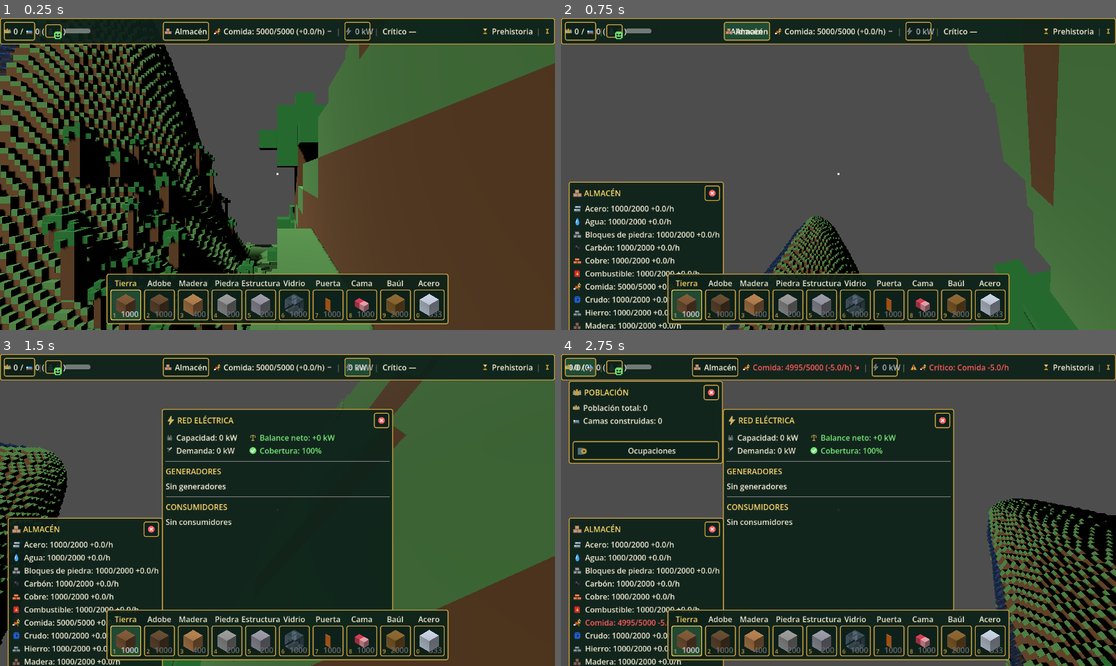
Above: before the commit, frames 1-4 (two rows, left to right).
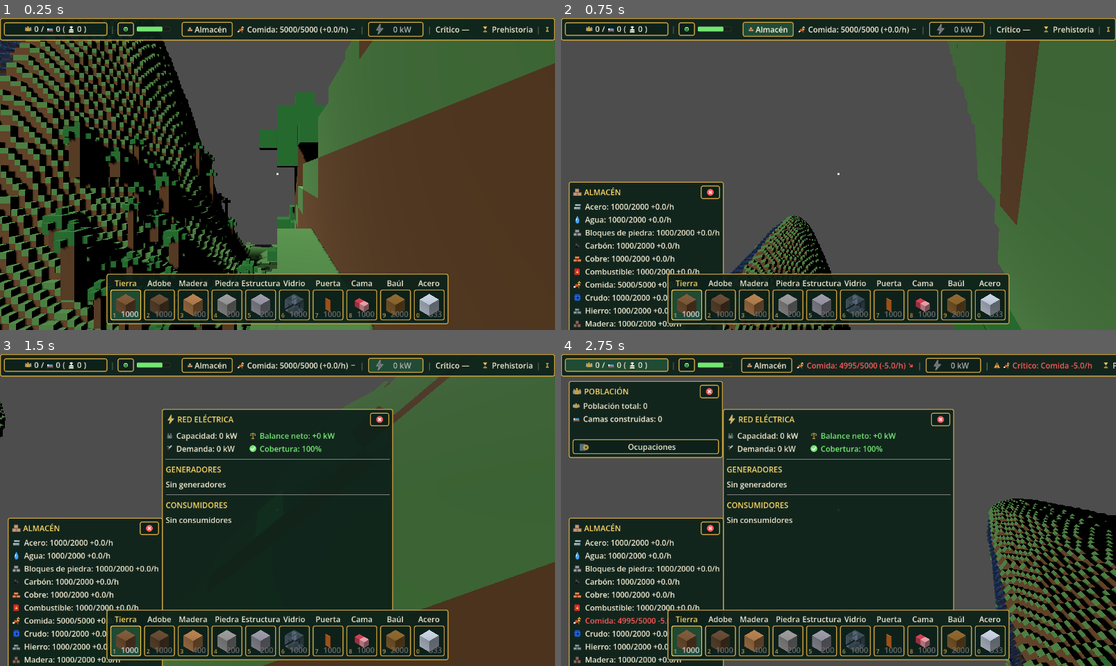
Above: after the commit, the same moments.

Repository: gigalipa/craft-to-nation
Game: Godot game, scene res://scenes/Main.tscn
Two runs of this game, one before a commit and one after it. Both use one fixed random seed, a clock stepped at 60 frames per second and the inputs below.
Inputs (mouse positions are in pixels of both pictures, inside the frame that each line leads up to):
- Up to frame 1 (0.25 s): no input
- Up to frame 2 (0.75 s): click "Almacén" at 0.5 s
- Up to frame 3 (1.5 s): click "0 kW" at 1.25 s
- Up to frame 4 (2.75 s): click (583, 366) at 2 s, where only the run before the commit has a clickable "0/0 (0)"

The runs differ from the first frame. In frame 1, 3.1% of the frame differs, in the area x 0-100%, y 1-9%; in frame 2, 18%, in the area x 0-100%, y 1-100%; in frame 3, 13%; in frame 4, 10%.

Commit message:
fix(ui): ampliar botones de poblacion y energia con formato MW, centrar icono de moral con barra sombreada y corregir hover en la topbar

Diff:
--- a/godot/scripts/BarraSuperior.gd
+++ b/godot/scripts/BarraSuperior.gd
@@ -77,6 +77,31 @@
 
 static func texto_energia(entregada: float, demanda: float, tasa: float = 0.0) -> String:
 	return "Energía: %.0f/%.0f (%s)" % [entregada, demanda, texto_tasa(tasa)]
+
+
+static func color_nivel_moral(m: float) -> Color:
+	if m <= 20.0:
+		return TemaHUD.INVALIDO
+	elif m < 35.0:
+		return Color(1.0, 0.65, 0.2)
+	elif m <= 65.0:
+		return TemaHUD.TEXTO
+	return Color(0.45, 0.90, 0.45)
+
+
+static func formatear_energia_neta(neto: float) -> String:
+	var abs_val: float = absf(neto)
+	if is_zero_approx(neto) or abs_val < 0.05:
+		return "0 kW"
+	var signo: String = "+" if neto > 0.0 else "-"
+	if abs_val > 999.0:
+		var mw: float = abs_val / 1000.0
+		if mw < 10.0:
+			return "%s%.1f MW" % [signo, mw]
+		else:
+			return "%s%.0f MW" % [signo, mw]
+	else:
+		return "%s%.0f kW" % [signo, abs_val]
 
 
 ## Fracción 0-1 del bono de moral respecto al máximo (acotada).
@@ -146,11 +171,14 @@
 	grupo_izq.size_flags_vertical = Control.SIZE_SHRINK_CENTER
 
 	TemaHUD.estilizar_boton(poblacion)
-	poblacion.custom_minimum_size = Vector2(0, 28)
+	poblacion.custom_minimum_size = Vector2(215, 28)
 	poblacion.size_flags_vertical = Control.SIZE_SHRINK_CENTER
 	poblacion.mouse_default_cursor_shape = Control.CURSOR_POINTING_HAND
 	poblacion.pressed.connect(func() -> void: dato_pedido.emit("poblacion"))
 	poblacion.gui_input.connect(_on_clic.bind("poblacion"))
+	poblacion.text = ""
+	for prop in ["font_color", "font_hover_color", "font_pressed_color", "font_focus_color", "font_hover_pressed_color", "font_disabled_color"]:
+		poblacion.add_theme_color_override(prop, Color.TRANSPARENT)
 
 	var hbox_pob := HBoxContainer.new()
 	hbox_pob.add_theme_constant_override("separation", 4)
@@ -178,7 +206,6 @@
 	hbox_pob.add_child(_lbl_pob_par2)
 
 	poblacion.add_child(hbox_pob)
-	poblacion.add_theme_color_override("font_color", Color.TRANSPARENT)
 	grupo_izq.add_child(poblacion)
 
 	grupo_izq.add_child(_separador())
@@ -188,10 +215,11 @@
 	moral.size_flags_vertical = Control.SIZE_SHRINK_CENTER
 	moral.mouse_default_cursor_shape = Control.CURSOR_POINTING_HAND
 	moral.pressed.connect(func() -> void: dato_pedido.emit("moral"))
-
-	_icono_moral = IconosHUD.crear_rect("moral_alta", Vector2(18, 18))
-	_icono_moral.set_anchors_preset(Control.PRESET_CENTER)
-	moral.add_child(_icono_moral)
+	moral.text = ""
+	moral.icon = IconosHUD.icono("moral_alta")
+	moral.icon_alignment = HORIZONTAL_ALIGNMENT_CENTER
+	moral.vertical_icon_alignment = VERTICAL_ALIGNMENT_CENTER
+	moral.expand_icon = true
 	grupo_izq.add_child(moral)
 
 	_barra_moral.show_percentage = false
@@ -199,6 +227,14 @@
 	_barra_moral.custom_minimum_size = Vector2(70, 10)
 	_barra_moral.size_flags_vertical = Control.SIZE_SHRINK_CENTER
 	_barra_moral.mouse_filter = Control.MOUSE_FILTER_IGNORE
+
+	var fondo_barra := StyleBoxFlat.new()
+	fondo_barra.bg_color = Color(0.08, 0.12, 0.10, 0.9)
+	fondo_barra.border_color = Color(0.35, 0.30, 0.15, 0.6)
+	fondo_barra.set_border_width_all(1)
+	fondo_barra.set_corner_radius_all(3)
+	_barra_moral.add_theme_stylebox_override("background", fondo_barra)
+
 	grupo_izq.add_child(_barra_moral)
 
 	fila.add_child(grupo_izq)
@@ -216,21 +252,15 @@
 
 	almacen_total.text = "Almacén"
 	TemaHUD.estilizar_boton(almacen_total)
-	almacen_total.custom_minimum_size = Vector2(96, 28)
+	almacen_total.custom_minimum_size = Vector2(106, 28)
 	almacen_total.size_flags_vertical = Control.SIZE_SHRINK_CENTER
 	almacen_total.mouse_default_cursor_shape = Control.CURSOR_POINTING_HAND
 	almacen_total.pressed.connect(func() -> void: dato_pedido.emit("almacen"))
-	almacen_total.add_theme_color_override("font_color", Color.TRANSPARENT)
-	var hbox_alm := HBoxContainer.new()
-	hbox_alm.set_anchors_preset(Control.PRESET_FULL_RECT)
-	hbox_alm.mouse_filter = Control.MOUSE_FILTER_IGNORE
-	hbox_alm.alignment = BoxContainer.ALIGNMENT_CENTER
-	hbox_alm.add_theme_constant_override("separation", 6)
-	_icono_almacen = IconosHUD.crear_rect("almacen", Vector2(16, 16))
-	hbox_alm.add_child(_icono_almacen)
-	_lbl_almacen = TemaHUD.etiqueta("Almacén")
-	hbox_alm.add_child(_lbl_almacen)
-	almacen_total.add_child(hbox_alm)
+	almacen_total.icon = IconosHUD.icono("almacen")
+	almacen_total.expand_icon = true
+	almacen_total.icon_alignment = HORIZONTAL_ALIGNMENT_LEFT
+	almacen_total.vertical_icon_alignment = VERTICAL_ALIGNMENT_CENTER
+	almacen_total.alignment = HORIZONTAL_ALIGNMENT_CENTER
 	grupo_cen.add_child(almacen_total)
 
 	var cont_comida := HBoxContainer.new()
@@ -246,21 +276,16 @@
 	grupo_cen.add_child(_separador())
 
 	TemaHUD.estilizar_boton(energia)
-	energia.custom_minimum_size = Vector2(0, 28)
+	energia.custom_minimum_size = Vector2(115, 28)
 	energia.size_flags_vertical = Control.SIZE_SHRINK_CENTER
 	energia.mouse_default_cursor_shape = Control.CURSOR_POINTING_HAND
 	energia.pressed.connect(func() -> void: dato_pedido.emit("energia"))
-	energia.add_theme_color_override("font_color", Color.TRANSPARENT)
-	var hbox_ene := HBoxContainer.new()
-	hbox_ene.set_anchors_preset(Control.PRESET_FULL_RECT)
-	hbox_ene.mouse_filter = Control.MOUSE_FILTER_IGNORE
-	hbox_ene.alignment = BoxContainer.ALIGNMENT_CENTER
-	hbox_ene.add_theme_constant_override("separation", 6)
-	_icono_energia = IconosHUD.crear_rect("energia_dorado", Vector2(16, 16))
-	hbox_ene.add_child(_icono_energia)
-	_lbl_energia = TemaHUD.etiqueta("0 kW")
-	hbox_ene.add_child(_lbl_energia)
-	energia.add_child(hbox_ene)
+	energia.text = "0 kW"
+	energia.icon = IconosHUD.icono("energia_dorado")
+	energia.expand_icon = true
+	energia.icon_alignment = HORIZONTAL_ALIGNMENT_LEFT
+	energia.vertical_icon_alignment = VERTICAL_ALIGNMENT_CENTER
+	energia.alignment = HORIZONTAL_ALIGNMENT_CENTER
 	grupo_cen.add_child(energia)
 
 	grupo_cen.add_child(_separador())
@@ -317,7 +342,8 @@
 func actualizar() -> void:
 	var desempleados: int = Ciudad.demografia.get("desempleado", 0)
 	var texto_pob := "%d/%d (%d)" % [Ciudad.censo_total, Ciudad.capacidad_camas_construida, desempleados]
-	poblacion.text = texto_pob
+	poblacion.text = ""
+	poblacion.tooltip_text = "Población: " + texto_pob
 	var excede: bool = Ciudad.vivienda_ocupada > Ciudad.capacidad_camas_construida
 	var color_pob := TemaHUD.INVALIDO if excede else TemaHUD.TEXTO
 	if _lbl_pob_censo != null:
@@ -340,9 +366,12 @@
 	moral.text = ""
 	moral.tooltip_text = "Moral: %.0f%%" % m
 	var clave_moral := IconosHUD.icono_moral(m)
-	if _icono_moral != null:
-		_icono_moral.texture = IconosHUD.icono(clave_moral)
+	moral.icon = IconosHUD.icono(clave_moral)
 	_barra_moral.value = clampf(m / 100.0, 0.0, 1.0)
+	var fill_style := StyleBoxFlat.new()
+	fill_style.bg_color = color_nivel_moral(m)
+	fill_style.set_corner_radius_all(2)
+	_barra_moral.add_theme_stylebox_override("fill", fill_style)
 
 	var cantidad_comida := 0.0
 	var limite_comida := 0.0
@@ -363,32 +392,21 @@
 	var demanda_e: float = res_e.get("demanda", 0.0)
 	var balance_neto: float = entregada_e - demanda_e
 	var deficit_e: bool = res_e.get("deficit", false)
-	var texto_neto: String
-	if is_zero_approx(balance_neto):
-		texto_neto = "0 kW"
-	elif balance_neto > 0:
-		texto_neto = "+%.0f kW" % balance_neto
-	else:
-		texto_neto = "%.0f kW" % balance_neto
+	var texto_neto: String = formatear_energia_neta(balance_neto)
 
 	energia.text = texto_neto
-	if _lbl_energia != null:
-		_lbl_energia.text = texto_neto
+	var ic_e := "energia_dorado"
+	var color_e: Color = TemaHUD.TEXTO
 	if deficit_e or (demanda_e > 0.0 and entregada_e < demanda_e):
-		if _icono_energia != null:
-			_icono_energia.texture = IconosHUD.icono("energia_rojo")
-		if _lbl_energia != null:
-			_lbl_energia.add_theme_color_override("font_color", TemaHUD.INVALIDO)
+		ic_e = "energia_rojo"
+		color_e = TemaHUD.INVALIDO
 	elif entregada_e <= 0.0 and demanda_e <= 0.0:
-		if _icono_energia != null:
-			_icono_energia.texture = IconosHUD.icono("energia_gris")
-		if _lbl_energia != null:
-			_lbl_energia.add_theme_color_override("font_color", Color(0.7, 0.7, 0.7))
-	else:
-		if _icono_energia != null:
-			_icono_energia.texture = IconosHUD.icono("energia_dorado")
-		if _lbl_energia != null:
-			_lbl_energia.add_theme_color_override("font_color", TemaHUD.TEXTO)
+		ic_e = "energia_gris"
+		color_e = Color(0.7, 0.7, 0.7)
+
+	energia.icon = IconosHUD.icono(ic_e)
+	for prop in ["font_color", "font_hover_color", "font_pressed_color", "font_focus_color"]:
+		energia.add_theme_color_override(prop, color_e)
 
 	var clave := clave_critica(Ciudad.almacen)
 	if clave == "":
--- a/godot/scripts/TemaHUD.gd
+++ b/godot/scripts/TemaHUD.gd
@@ -20,6 +20,10 @@
 const MARGEN_CONTENIDO := 8
 
 
+const MARGEN_BOTON_LATERAL := 12
+const MARGEN_BOTON_VERTICAL := 4
+
+
 static func caja(fondo: Color = VERDE, borde: Color = DORADO) -> StyleBoxFlat:
 	var estilo := StyleBoxFlat.new()
 	estilo.bg_color = fondo
@@ -27,6 +31,19 @@
 	estilo.set_border_width_all(2)
 	estilo.set_corner_radius_all(4)
 	estilo.set_content_margin_all(MARGEN_CONTENIDO)
+	return estilo
+
+
+static func caja_boton(fondo: Color = VERDE, borde: Color = DORADO) -> StyleBoxFlat:
+	var estilo := StyleBoxFlat.new()
+	estilo.bg_color = fondo
+	estilo.border_color = borde
+	estilo.set_border_width_all(2)
+	estilo.set_corner_radius_all(4)
+	estilo.content_margin_left = MARGEN_BOTON_LATERAL
+	estilo.content_margin_right = MARGEN_BOTON_LATERAL
+	estilo.content_margin_top = MARGEN_BOTON_VERTICAL
+	estilo.content_margin_bottom = MARGEN_BOTON_VERTICAL
 	return estilo
 
 
@@ -46,11 +63,12 @@
 
 
 static func estilizar_boton(boton: Button) -> void:
-	boton.add_theme_stylebox_override("normal", caja())
-	boton.add_theme_stylebox_override("hover", caja(VERDE_CLARO))
-	boton.add_theme_stylebox_override("pressed", caja(VERDE_CLARO, Color(1.0, 0.8, 0.3)))
+	boton.add_theme_stylebox_override("normal", caja_boton())
+	boton.add_theme_stylebox_override("hover", caja_boton(VERDE_CLARO))
+	boton.add_theme_stylebox_override("pressed", caja_boton(VERDE_CLARO, Color(1.0, 0.8, 0.3)))
 	boton.add_theme_stylebox_override("focus", StyleBoxEmpty.new())
 	boton.add_theme_color_override("font_color", TEXTO)
+	boton.add_theme_color_override("font_hover_color", Color(1.0, 0.96, 0.88))
 	boton.add_theme_color_override("font_pressed_color", Color(1.0, 0.85, 0.4))
 	boton.focus_mode = Control.FOCUS_NONE
 
Not shown, changed: docs/Live_Verifications.md
Not shown, changed: docs/Verificaciones_en_vivo.md
